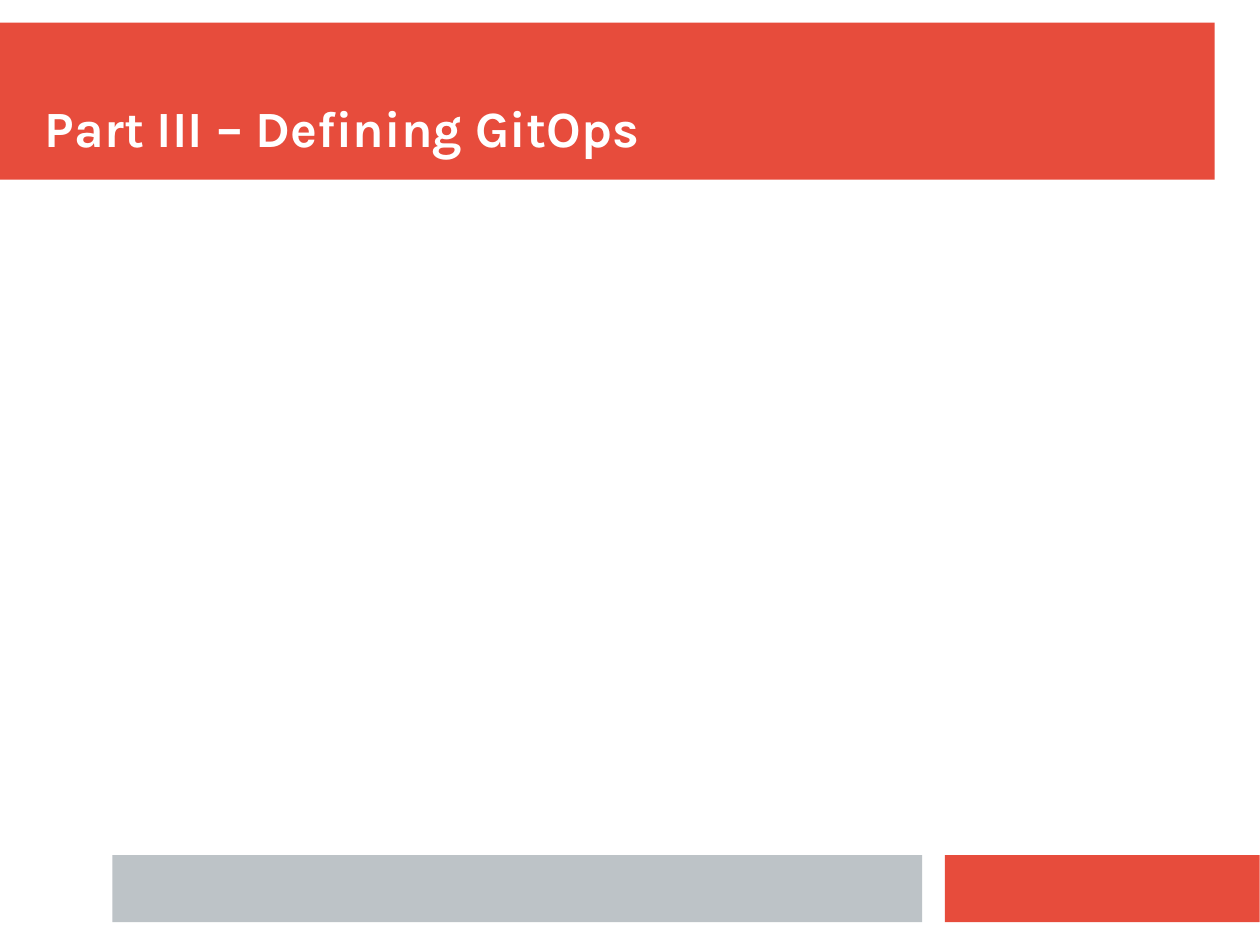
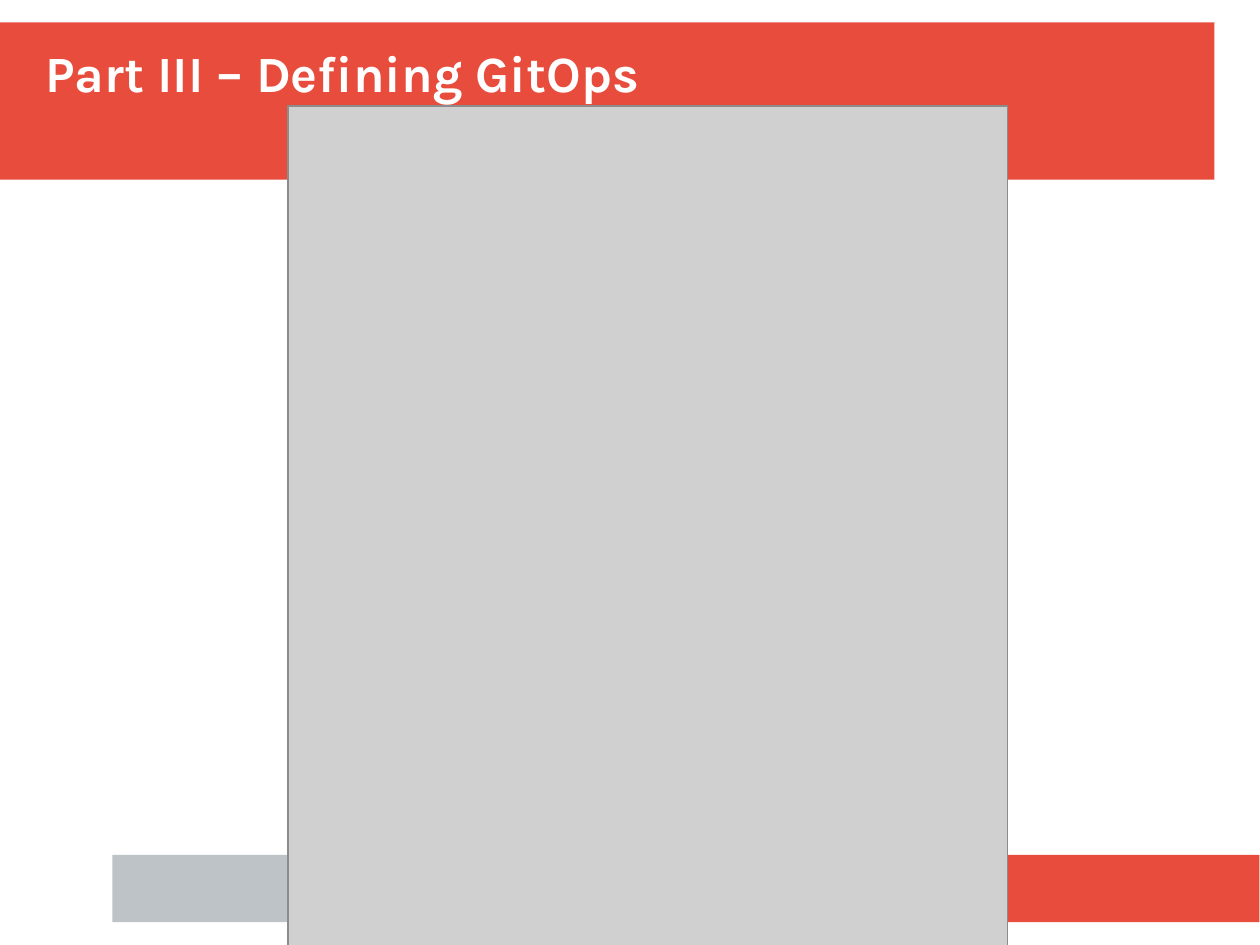
Before and after one commit to ianmiell/gitops-first-steps, a slide deck: slide 13 of slides/gitops_first_steps.pptx. Drawn at 1260x945 pixels with LibreOffice and Linux fonts; fonts in the diff are those of the drawing; grey boxes stand for pictures. Boxes give left, top, right and bottom in pixels: in the first picture for what was removed or moved away, otherwise in the second. Text is boxed around its words. In the diff, an @@ line names an element or a change of style, - is before the commit and + after.

```diff
--- a/slides/gitops_first_steps.pptx
+++ b/slides/gitops_first_steps.pptx
@@ text "Part III – Defining GitOps": place and size @@
-text "Part III – Defining GitOps" at box(45, 111, 639, 159)
+text "Part III – Defining GitOps" at box(45, 56, 640, 105)
@@ picture added at box(288, 106, 1008, 945) @@
```
Also in this commit, not shown: 2 other slides changed, 1 other file.
